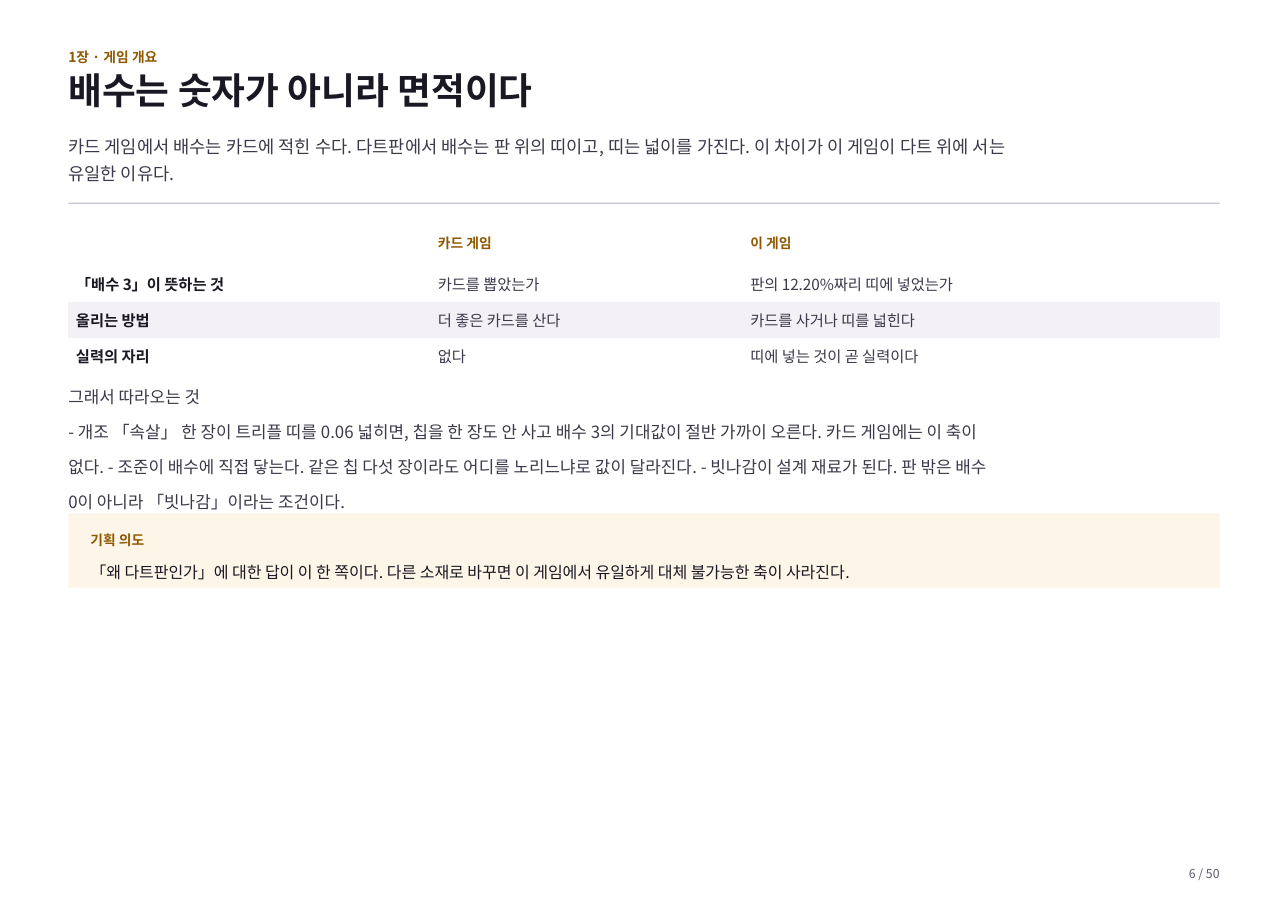
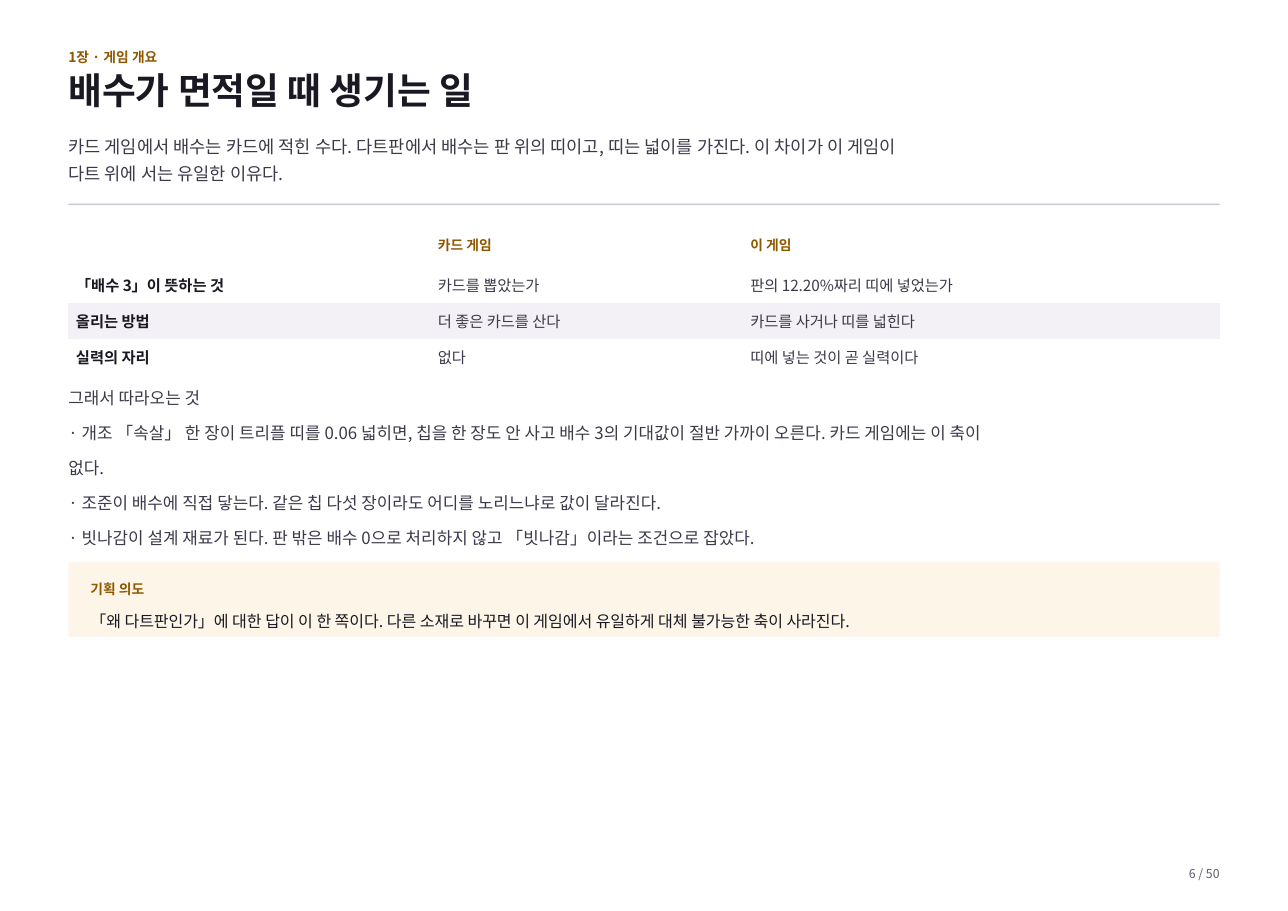
Before and after one commit to GGbong69/test-03, a slide deck: slide 6 of docs/기획서.pptx. Drawn at 1288x911 pixels with LibreOffice and Linux fonts; fonts in the diff are those of the drawing. Boxes give left, top, right and bottom in pixels: in the first picture for what was removed or moved away, otherwise in the second. Text is boxed around its words. In the diff, an @@ line names an element or a change of style, - is before the commit and + after.

```diff
--- a/docs/기획서.pptx
+++ b/docs/기획서.pptx
@@ text at bbox=[68, 73, 474, 108]: text changed @@
-배수는 숫자가 아니라 면적이다
+배수가 면적일 때 생기는 일
@@ text at bbox=[68, 138, 896, 182]: spaces changed @@
-카드 게임에서 배수는 카드에 적힌 수다. 다트판에서 배수는 판 위의 띠이고, 띠는 넓이를 가진다. 이 차이가 이 게임이 다트 위에 서는
-유일한 이유다.
+카드 게임에서 배수는 카드에 적힌 수다. 다트판에서 배수는 판 위의 띠이고, 띠는 넓이를 가진다. 이 차이가 이 게임이
+다트 위에 서는 유일한 이유다.
@@ text at bbox=[68, 424, 981, 546]: text changed @@
-- 개조 「속살」 한 장이 트리플 띠를 0.06 넓히면, 칩을 한 장도 안 사고 배수 3의 기대값이 절반 가까이 오른다. 카드 게임에는 이 축이
-없다. - 조준이 배수에 직접 닿는다. 같은 칩 다섯 장이라도 어디를 노리느냐로 값이 달라진다. - 빗나감이 설계 재료가 된다. 판 밖은 배수
-0이 아니라 「빗나감」이라는 조건이다.
+· 개조 「속살」 한 장이 트리플 띠를 0.06 넓히면, 칩을 한 장도 안 사고 배수 3의 기대값이 절반 가까이 오른다. 카드 게임에는 이 축이
+없다.
+· 조준이 배수에 직접 닿는다. 같은 칩 다섯 장이라도 어디를 노리느냐로 값이 달라진다.
+· 빗나감이 설계 재료가 된다. 판 밖은 배수 0으로 처리하지 않고 「빗나감」이라는 조건으로 잡았다.
@@ rectangle "기획 의도": place and size @@
-rectangle "기획 의도" at bbox=[68, 513, 1220, 588]
+rectangle "기획 의도" at bbox=[68, 563, 1220, 638]
```
Also in this commit, not shown: 44 other slides changed, 2 other files.
